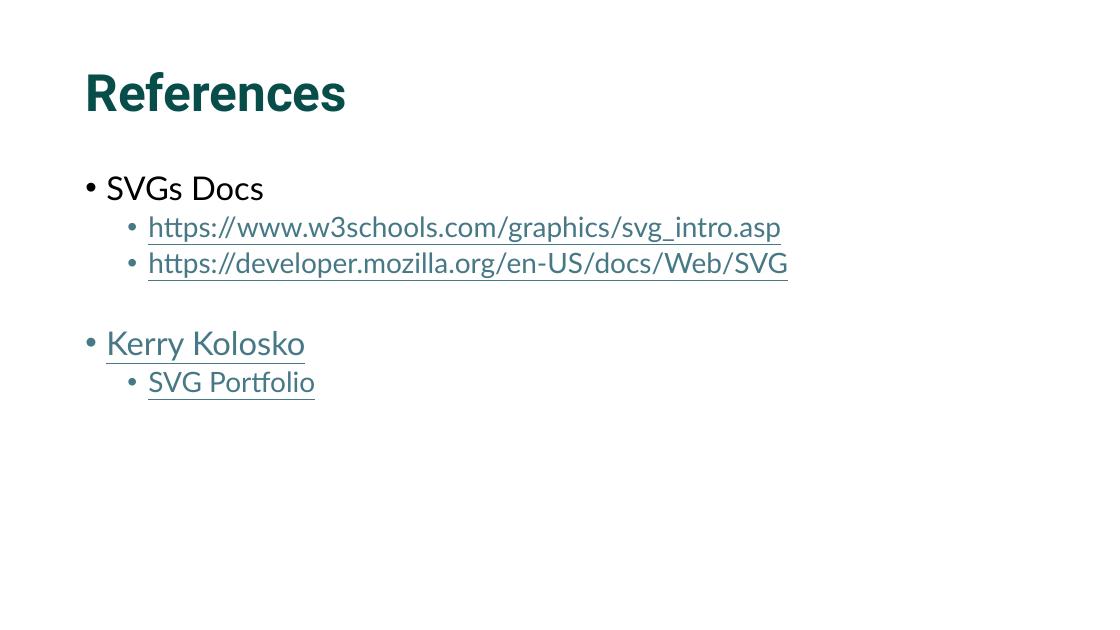
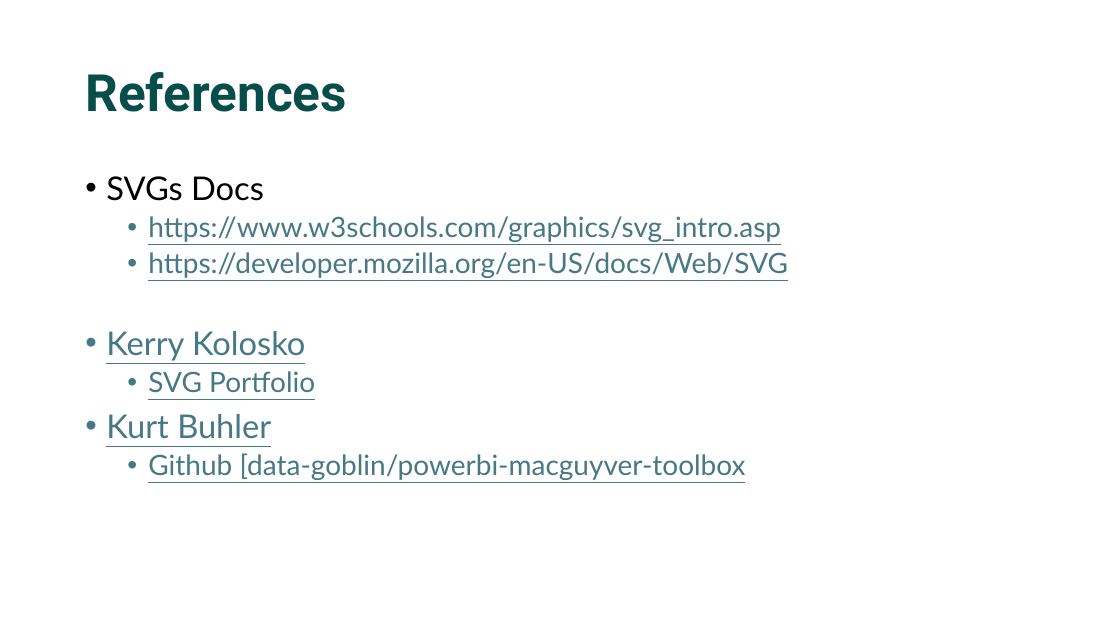
Before and after one commit to EvaluationContext/Sessions, a slide deck: slide 25 of 25-07-Birmingham/SVGs.pptx (slide 24 before the commit). Drawn at 1120x630 pixels with LibreOffice and Linux fonts; fonts in the diff are those of the drawing. Boxes give left, top, right and bottom in pixels: in the first picture for what was removed or moved away, otherwise in the second. Text is boxed around its words. In the diff, an @@ line names an element or a change of style, - is before the commit and + after.

```diff
--- a/25-07-Birmingham/SVGs.pptx
+++ b/25-07-Birmingham/SVGs.pptx
@@ text at (106, 414, 746, 480): paragraphs added @@
+• Kurt Buhler
+  • Github [data-goblin/powerbi-macguyver-toolbox
```
Also in this commit, not shown: 2 other slides changed, 1 slide added, 16 other files.
